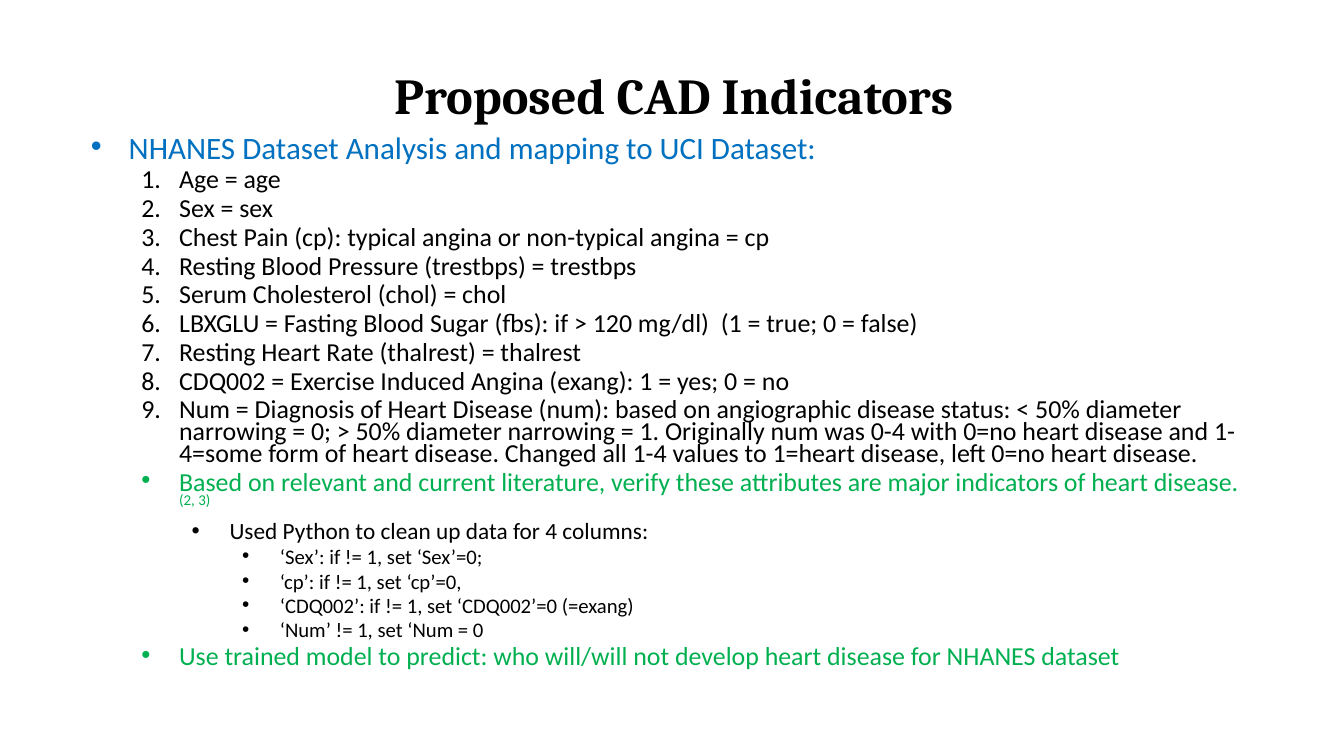
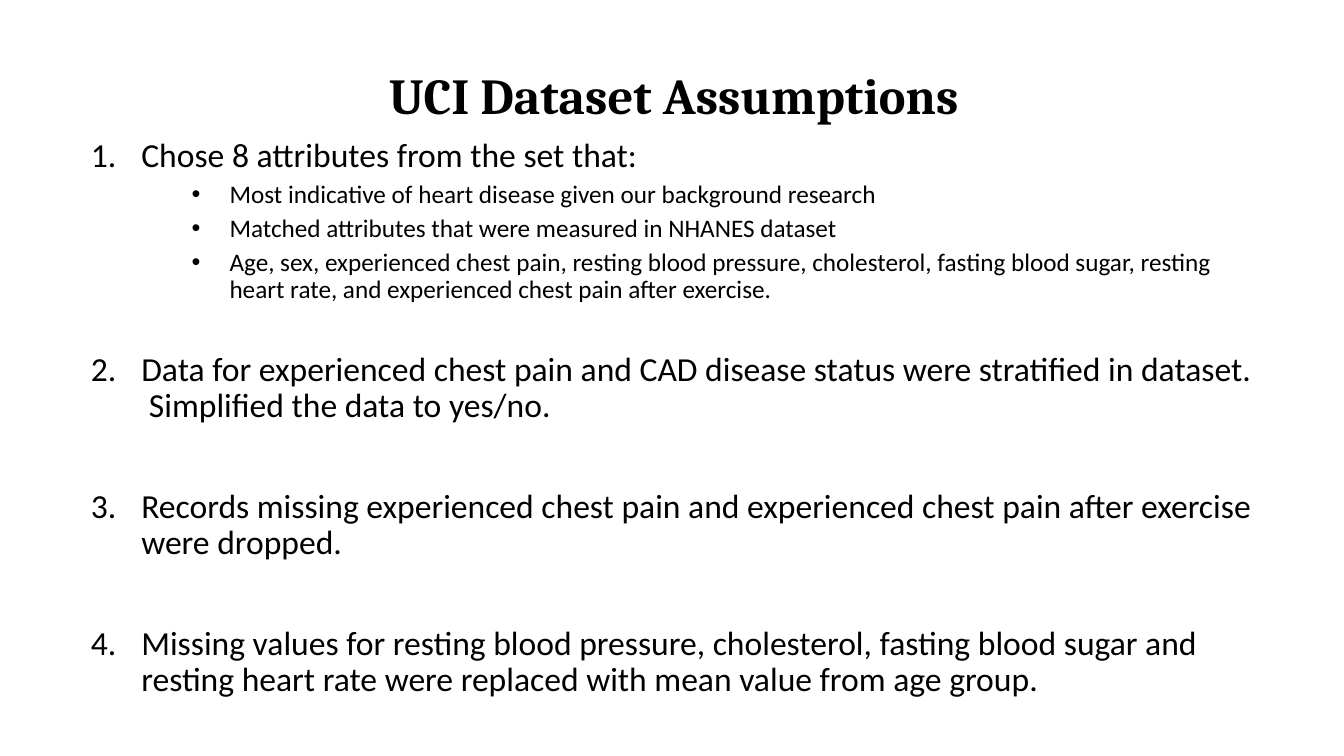
Before and after one commit to Ophelia82/Heart-Disease-Predictive-Model, a slide deck: slide 7 of Heart Disease Presentation.pptx (slide 5 before the commit). Drawn at 1344x756 pixels with LibreOffice and Linux fonts; fonts in the diff are those of the drawing. Boxes give left, top, right and bottom in pixels: in the first picture for what was removed or moved away, otherwise in the second. Text is boxed around its words. In the diff, an @@ line names an element or a change of style, - is before the commit and + after.

```diff
--- a/Heart Disease Presentation.pptx
+++ b/Heart Disease Presentation.pptx
@@ title at bbox=[389, 79, 959, 125]: text changed @@
-Proposed CAD Indicators
+UCI Dataset Assumptions
@@ subtitle at bbox=[141, 143, 1251, 697]: text changed; size 18.5 to 24 pt @@
-• NHANES Dataset Analysis and mapping to UCI Dataset:
-  1. Age = age
-  2. Sex = sex
-  3. Chest Pain (cp): typical angina or non-typical angina = cp
-  4. Resting Blood Pressure (trestbps) = trestbps
-  5. Serum Cholesterol (chol) = chol
-  6. LBXGLU = Fasting Blood Sugar (fbs): if > 120 mg/dl) (1 = true; 0 = false)
-  7. Resting Heart Rate (thalrest) = thalrest
-  8. CDQ002 = Exercise Induced Angina (exang): 1 = yes; 0 = no
-  9. Num = Diagnosis of Heart Disease (num): based on angiographic disease status: < 50% diameter narrowing = 0; > 50% diameter narrowing = 1. Originally num was 0-4 with 0=no heart disease and 1-4=some form of heart disease. Changed all 1-4 values to 1=heart disease, left 0=no heart disease.
-  • Based on relevant and current literature, verify these attributes are major indicators of heart disease. (2, 3)
-    • Used Python to clean up data for 4 columns:
-      • ‘Sex’: if != 1, set ‘Sex’=0;
-      • ‘cp’: if != 1, set ‘cp’=0,
-      • ‘CDQ002’: if != 1, set ‘CDQ002’=0 (=exang)
-      • ‘Num’ != 1, set ‘Num = 0
-  • Use trained model to predict: who will/will not develop heart disease for NHANES dataset
+1. Chose 8 attributes from the set that:
+    • Most indicative of heart disease given our background research
+    • Matched attributes that were measured in NHANES dataset
+    • Age, sex, experienced chest pain, resting blood pressure, cholesterol, fasting blood sugar, resting heart rate, and experienced chest pain after exercise.
+2. Data for experienced chest pain and CAD disease status were stratified in dataset. Simplified the data to yes/no.
+3. Records missing experienced chest pain and experienced chest pain after exercise were dropped.
+4. Missing values for resting blood pressure, cholesterol, fasting blood sugar and resting heart rate were replaced with mean value from age group.
```
Also in this commit, not shown: 12 other slides changed, 4 slides added, 5 slides removed.
